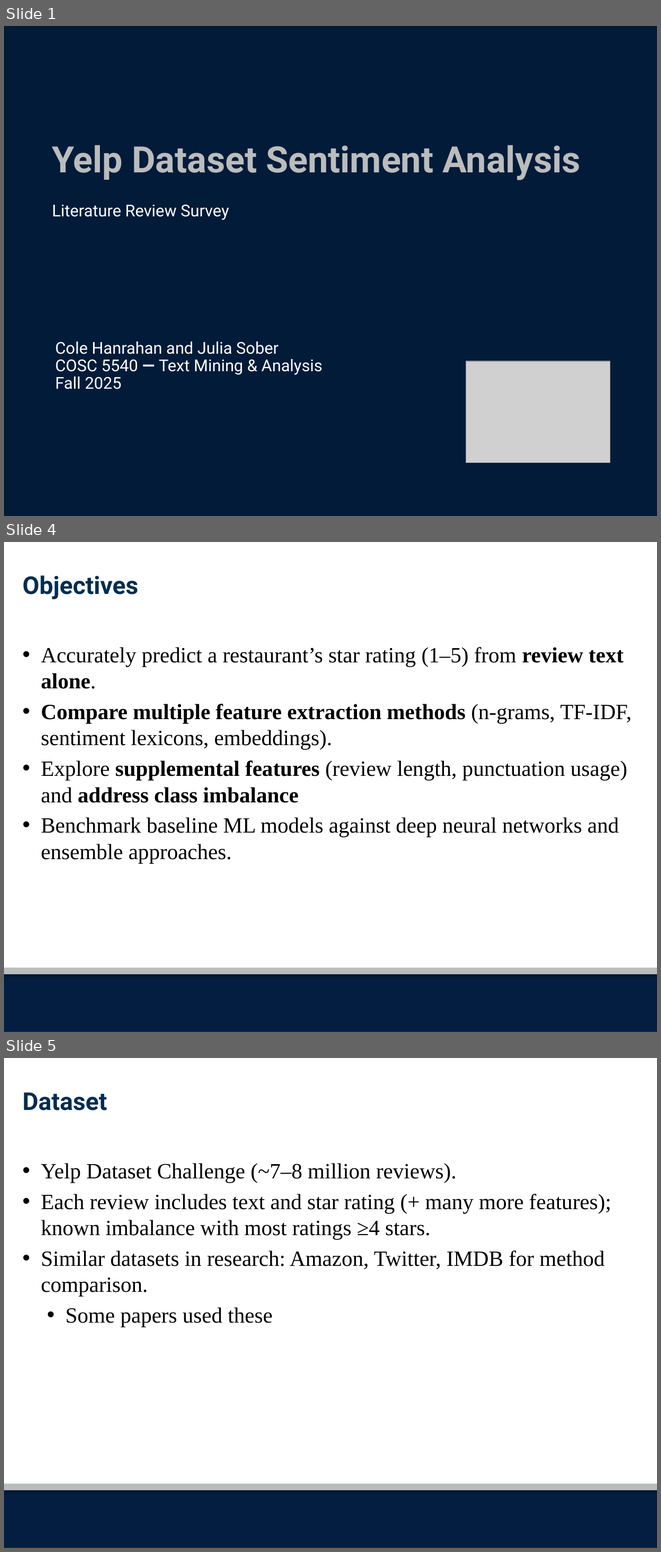
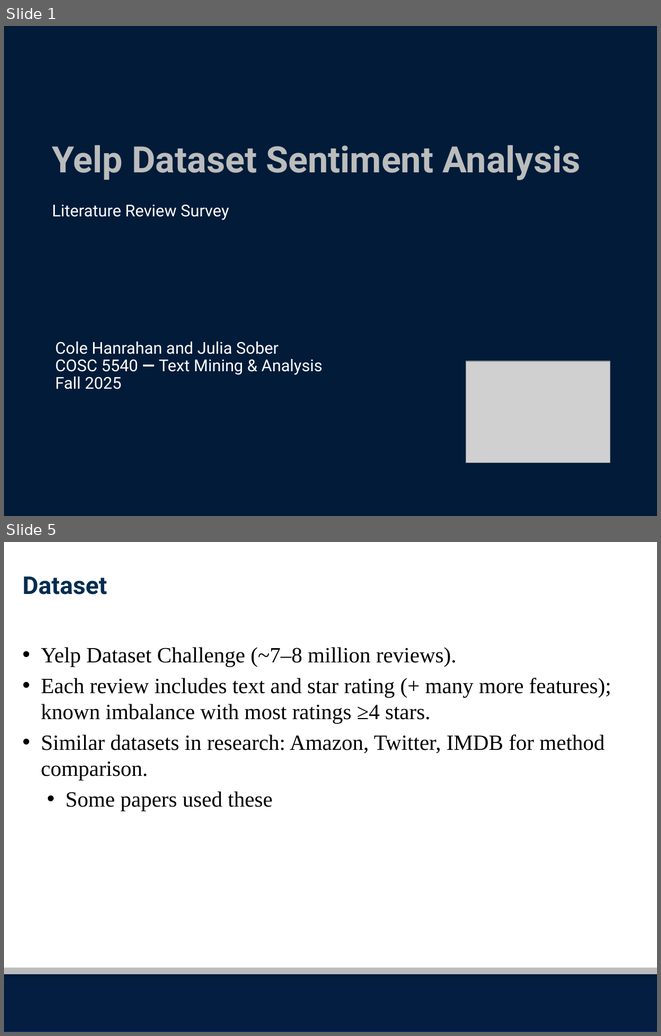
Before and after one commit to julia-sober/COSC-5540-Yelp-Review-Sentiment-Analysis, a slide deck: Phase1-Literature-Review/Presentation/Yelp Literature Review_Final_Draft.pptx. Shown one above the other, each under a label of ours: slides 1, 4 and 5 before the commit, slides 1 and 5 after it; the slides between them are not shown. The pictures are 661x1552 and 661x1036 pixels, drawn with LibreOffice and Linux fonts; fonts in the diff are those of the drawing; grey boxes stand for pictures; background and template pictures are left out. Boxes give left, top, right and bottom in pixels: in the first picture for what was removed or moved away, otherwise in the second. Text is boxed around its words. In the diff, an @@ line names an element or a change of style, - is before the commit and + after.

```diff
--- a/Phase1-Literature-Review/Presentation/Yelp Literature Review_Final_Draft.pptx
+++ b/Phase1-Literature-Review/Presentation/Yelp Literature Review_Final_Draft.pptx
@@ slide 4 removed at (x1=4, y1=542, x2=657, y2=1032), background #FFFFFF; not listed: 2 template elements that a slide beside it also shows @@
@@ title removed at (x1=23, y1=575, x2=139, y2=599) @@
-Objectives
@@ text removed at (x1=41, y1=647, x2=632, y2=863) @@
-• Accurately predict a restaurant’s star rating (1–5) from review text alone.
-• Compare multiple feature extraction methods (n-grams, TF-IDF, sentiment lexicons, embeddings).
-• Explore supplemental features (review length, punctuation usage) and address class imbalance
-• Benchmark baseline ML models against deep neural networks and ensemble approaches.
```
Also in this commit, not shown: 4 slides changed, 1 slide added.
